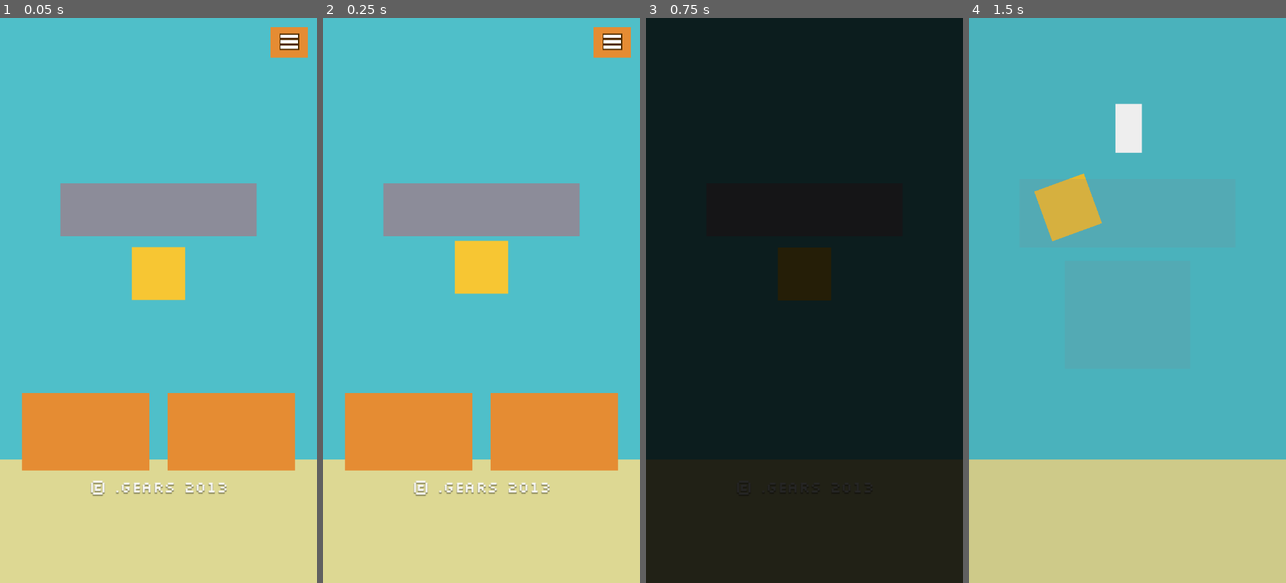
Above: before the commit, frames 1-4 (left to right).
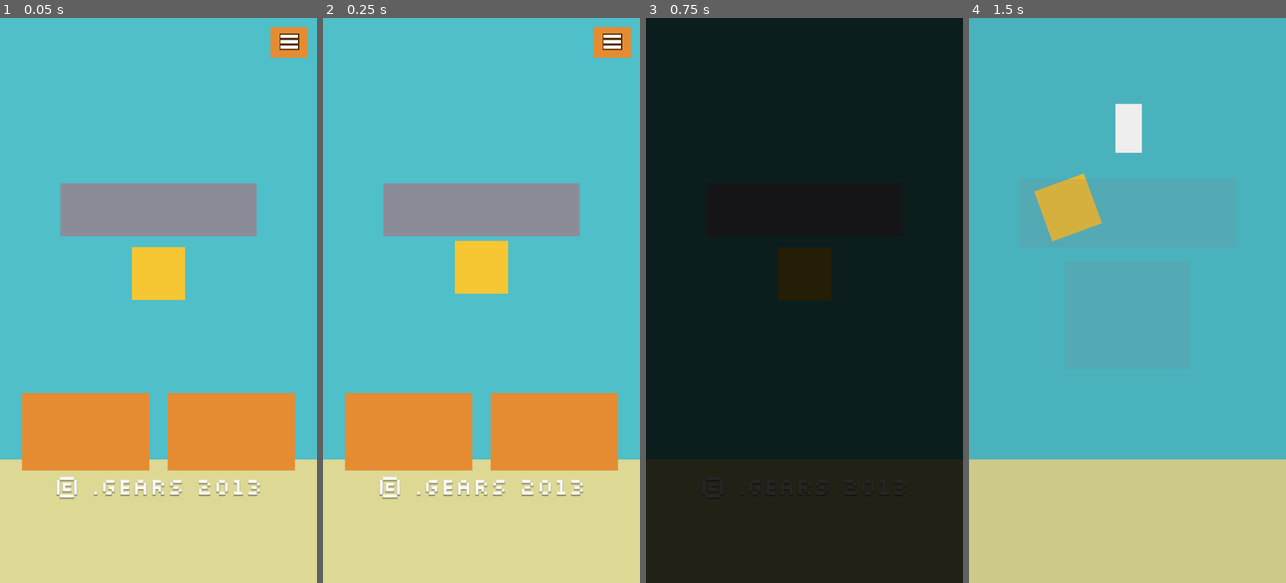
Above: after the commit, the same moments.

Repository: TH-MS/flappy-bird-arm64
Game: Godot game, scene res://Main.tscn
Two runs of this game, one before a commit and one after it. Both use one fixed random seed, a clock stepped at 60 frames per second and the inputs below.
Inputs (mouse positions are in pixels of both pictures, inside the frame that each line leads up to):
- Up to frame 1 (0.05 s): no input
- Up to frame 2 (0.25 s): no input
- Up to frame 3 (0.75 s): tap Enter at 0.5, 0.6 s; move the mouse to (874, 272) at 0.52 s; hold Up from 0.53 s (still down); click (874, 272) at 0.67 s
- Up to frame 4 (1.5 s): tap Space at 0.77, 1.07 s; release Up at 1.25 s; drag from (1064, 328) to (1111, 413) at 1.27 s

The runs differ from the first frame. In frame 1, 1.1% of the frame differs, in the area x 17-82%, y 81-86%; in frame 2, 1.1%; in frame 3, less than 0.1%; in frame 4, nothing differs.

Commit message:
Centre AUTO/60 MAX text in its button; copyright text 50% bigger
Co-Authored-By: Claude Sonnet 5.5 <noreply@anthropic.com>
Claude-Session: https://claude.ai/code/session_01U6vnG6g8ukcKD7D9CY3B1X

Diff:
--- a/scripts/Main.gd
+++ b/scripts/Main.gd
@@ -547,11 +547,11 @@
 	_title = _spr("title", ui, Vector2((Config.GAME_W - 178) * 0.5, 150))
 	_copyright = Label.new()                      # real text (Silkscreen) instead of the low-res sprite
 	_copyright.text = "\u00a9 .GEARS 2013"
-	_copyright.position = Vector2(0, 415)
-	_copyright.size = Vector2(Config.GAME_W, 20)
+	_copyright.position = Vector2(0, 410)
+	_copyright.size = Vector2(Config.GAME_W, 30)
 	_copyright.horizontal_alignment = HORIZONTAL_ALIGNMENT_CENTER
 	_copyright.add_theme_font_override("font", Options.make_font())
-	_copyright.add_theme_font_size_override("font_size", 14)
+	_copyright.add_theme_font_size_override("font_size", 21)
 	_copyright.add_theme_color_override("font_color", Color(250.0 / 255.0, 250.0 / 255.0, 250.0 / 255.0))
 	_copyright.add_theme_color_override("font_shadow_color", Color(0, 0, 0, 0.35))
 	_copyright.add_theme_constant_override("shadow_offset_x", 0)
--- a/scripts/Options.gd
+++ b/scripts/Options.gd
@@ -196,7 +196,7 @@
 	fb.position = FPS_BTN.position
 	_panel.add_child(fb)
 	_orange(fb, FPS_BTN.size.x)
-	_fps_text = _text(fb, "AUTO", 16, Color.WHITE, Rect2(0, 0, FPS_BTN.size.x, 28), HORIZONTAL_ALIGNMENT_CENTER, Color(191.0 / 255.0, 78.0 / 255.0, 0.0))
+	_fps_text = _text(fb, "AUTO", 16, Color.WHITE, Rect2(0, -3, FPS_BTN.size.x, 28), HORIZONTAL_ALIGNMENT_CENTER, Color(191.0 / 255.0, 78.0 / 255.0, 0.0))   # y -3: centred on the orange face, above its 2 px lip
 
 	_ok = Sprite2D.new()
 	_ok.centered = false
